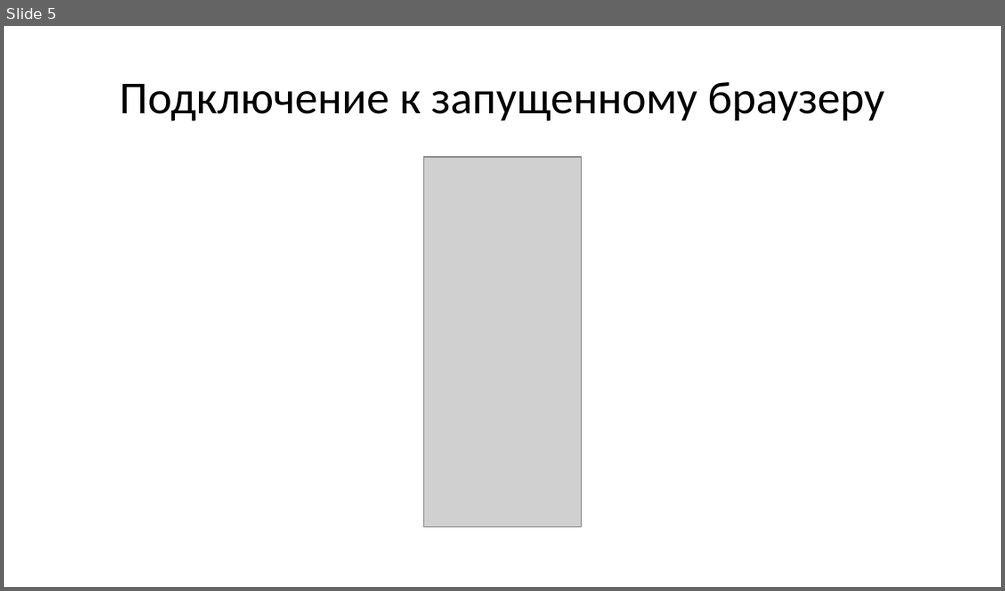
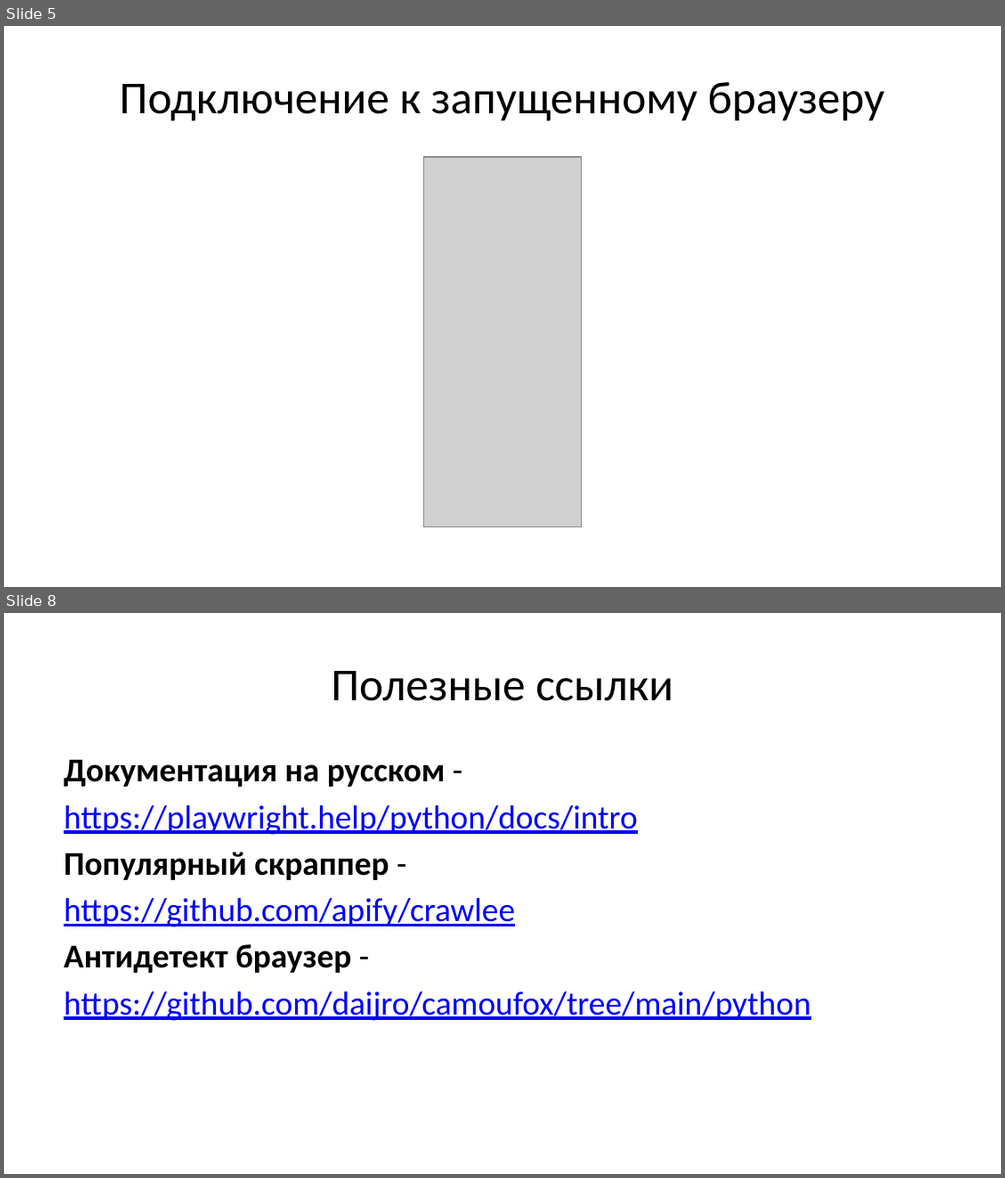
Before and after one commit to Tomheten/playwright-as-browser-tool, a slide deck: presentation.pptx. Shown one above the other, each under a label of ours: slide 5 before the commit, slides 5 and 8 after it; the slides between them are not shown. The pictures are 1005x591 and 1005x1178 pixels, drawn with LibreOffice and Linux fonts; fonts in the diff are those of the drawing; grey boxes stand for pictures. Boxes give left, top, right and bottom in pixels: in the first picture for what was removed or moved away, otherwise in the second. Text is boxed around its words. In the diff, an @@ line names an element or a change of style, - is before the commit and + after.

```diff
--- a/presentation.pptx
+++ b/presentation.pptx
@@ slide 8 added at (4,613,1001,1174), background #FFFFFF @@
@@ title added at (331,671,673,701), 33 pt, text #000000 @@
+Полезные ссылки
@@ text added at (64,759,810,1021), 24 pt, text #0000FF, underline @@
+Документация на русском -
+https://playwright.help/python/docs/intro
+Популярный скраппер -
+https://github.com/apify/crawlee
+Антидетект браузер -
+https://github.com/daijro/camoufox/tree/main/python
```
Also in this commit, not shown: 5 slides changed, 4 other files.
